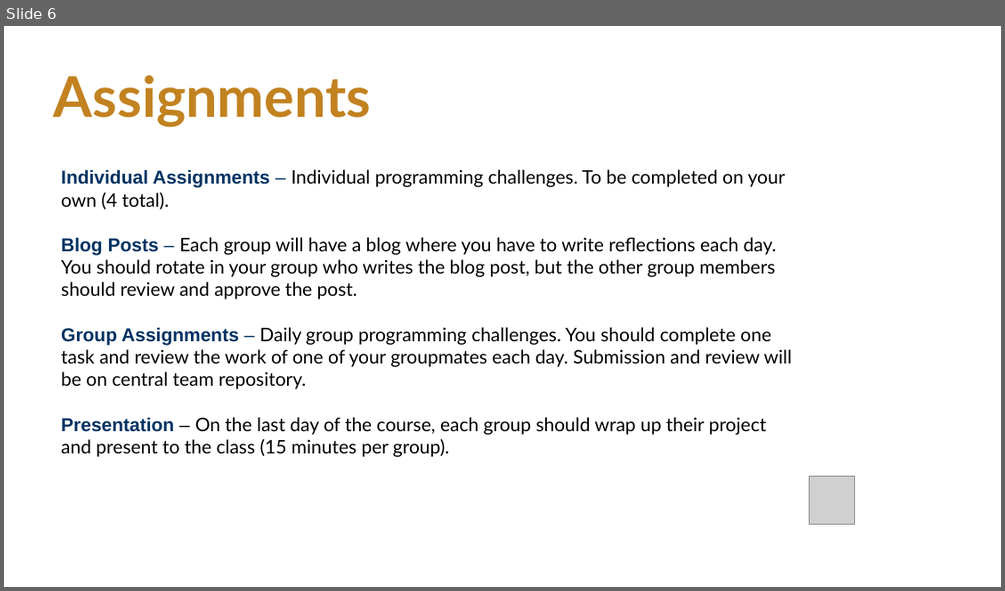
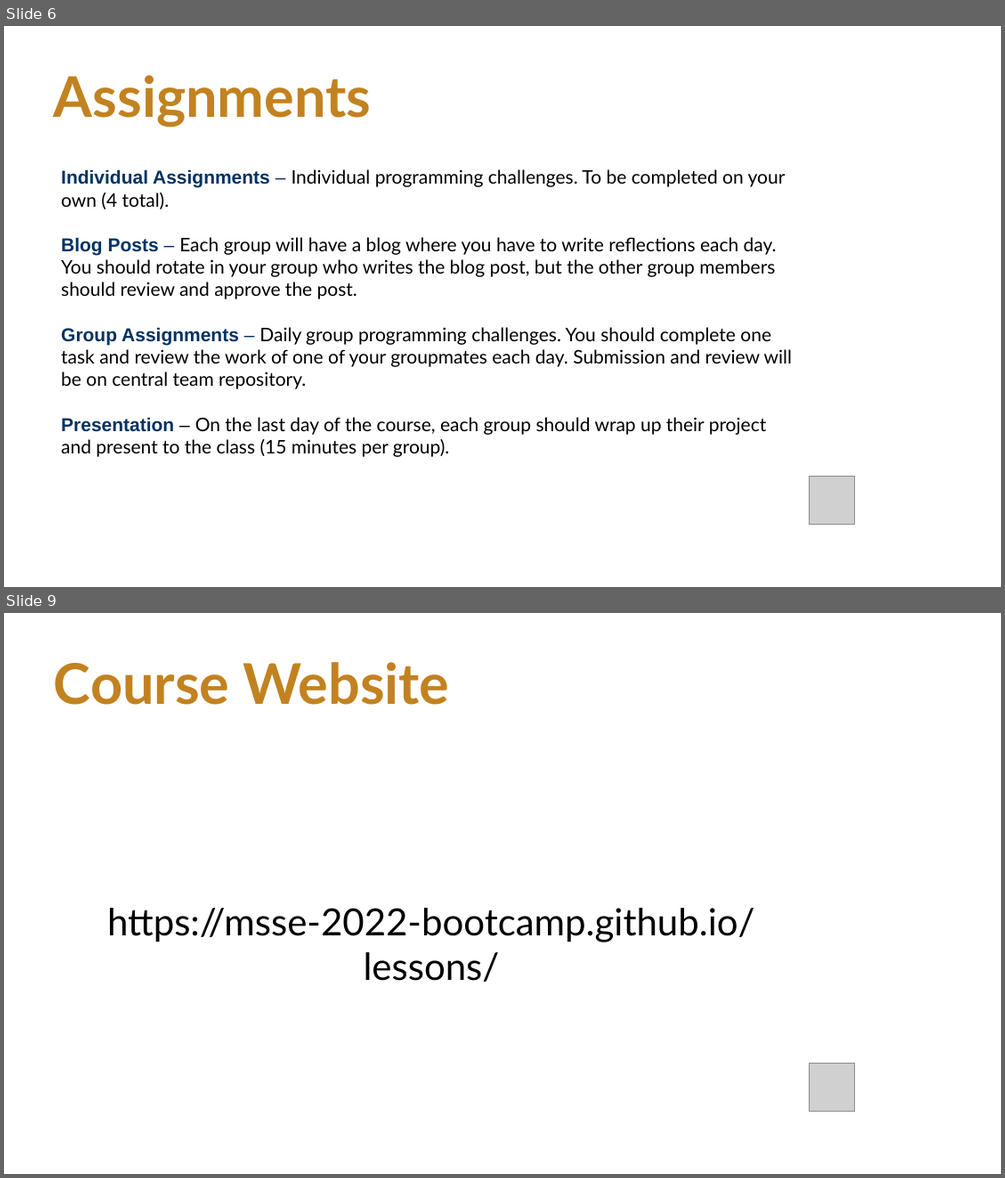
Before and after one commit to msse-2022-bootcamp/lessons, a slide deck: files/msse-intro.pptx. Shown one above the other, each under a label of ours: slide 6 before the commit, slides 6 and 9 after it; the slides between them are not shown. The pictures are 1005x591 and 1005x1178 pixels, drawn with LibreOffice and Linux fonts; fonts in the diff are those of the drawing; grey boxes stand for pictures; background and template pictures are left out. Boxes give left, top, right and bottom in pixels: in the first picture for what was removed or moved away, otherwise in the second. Text is boxed around its words. In the diff, an @@ line names an element or a change of style, - is before the commit and + after.

```diff
--- a/files/msse-intro.pptx
+++ b/files/msse-intro.pptx
@@ slide 9 added at bbox=[4, 613, 1001, 1174], background #FFFFFF @@
@@ title added at bbox=[54, 662, 449, 705], 54 pt, text #C28220, bold @@
+Course Website
@@ text added at bbox=[107, 908, 755, 981], 36 pt, text #000000 @@
+https://msse-2022-bootcamp.github.io/lessons/
@@ picture added at bbox=[809, 1063, 854, 1111] @@
```
Also in this commit, not shown: 2 slides changed, 2 other slides added, 1 other file.
